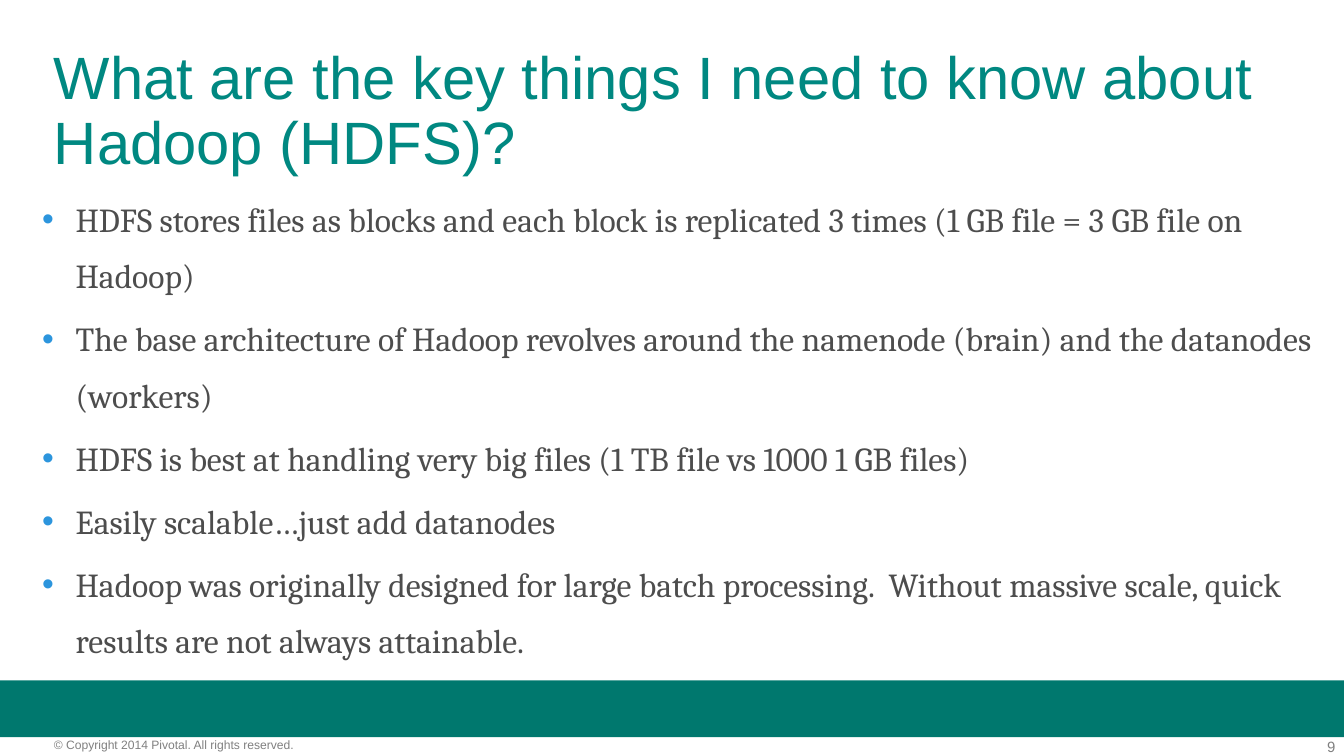
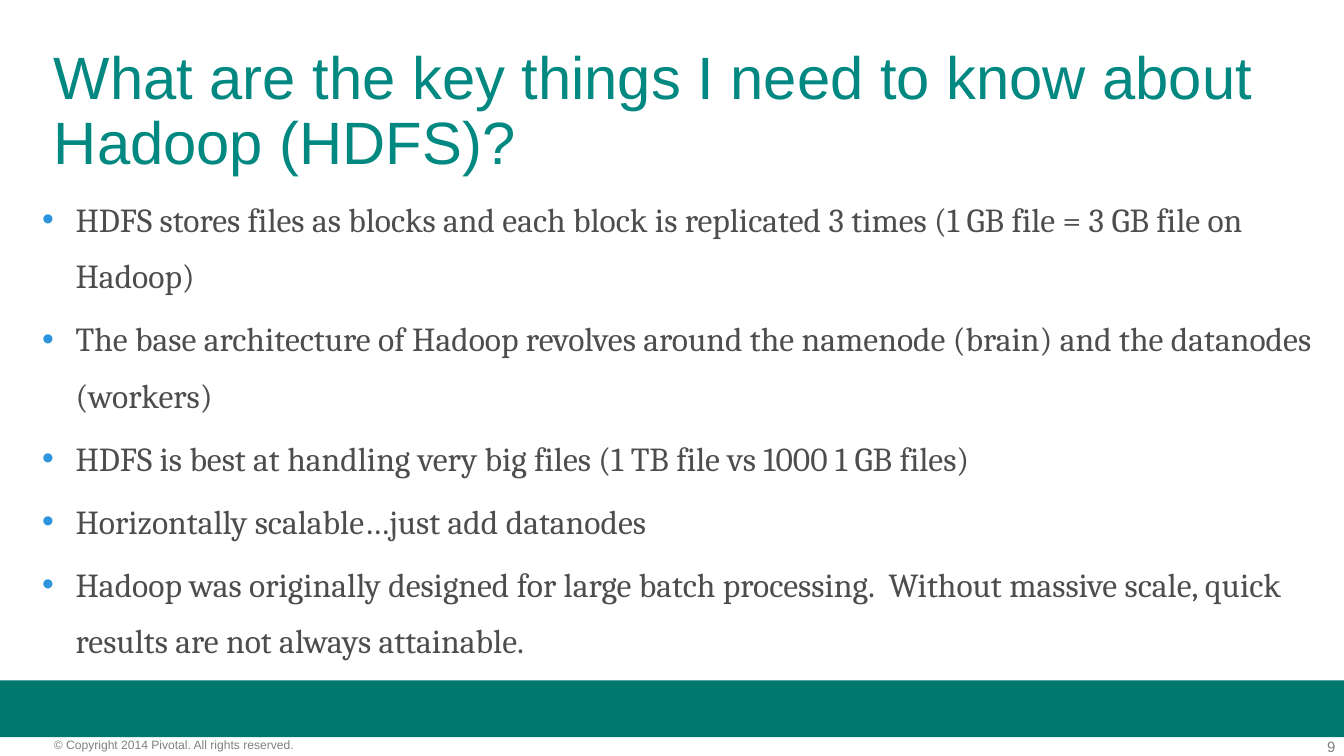
Before and after one commit to vmware-archive/BigDataRoadshow-labs, a slide deck: slide 9 of decks/02_phd_hawq_presentation.pptx. Drawn at 1344x756 pixels with LibreOffice and Linux fonts; fonts in the diff are those of the drawing; background and template pictures are left out. Boxes give left, top, right and bottom in pixels: in the first picture for what was removed or moved away, otherwise in the second. Text is boxed around its words. In the diff, an @@ line names an element or a change of style, - is before the commit and + after.

```diff
--- a/decks/02_phd_hawq_presentation.pptx
+++ b/decks/02_phd_hawq_presentation.pptx
@@ text at [76, 510, 646, 542]: text changed @@
-• Easily scalable…just add datanodes
+• Horizontally scalable…just add datanodes
```
Also in this commit, not shown: 1 other slide changed.
